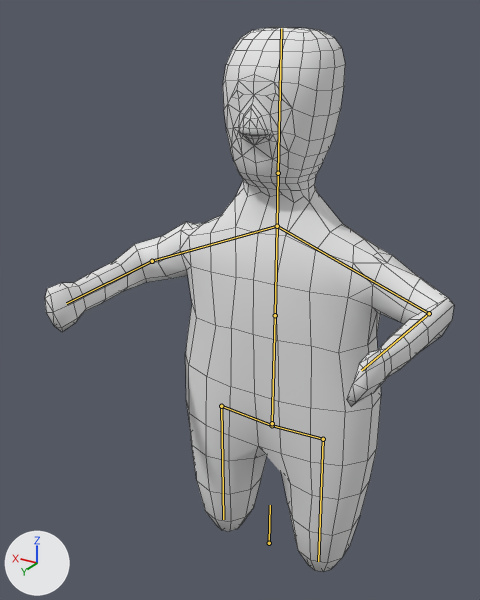
The Blender file SuperTurboFistPuncherBlendFiles/Players.blend, before and after one commit.
The view is the same before and after, from a 50 mm lens placed at (-5.04, 9.65, 10.36), pointed at (0.2, 0.9, 5.99). Arrows for +X, +Y and +Z are at lower left; the lights stay in place. Both versions are drawn at frame 50 of the action 'ArmatureAction'; the numbers are the values there. The bones that bend it are drawn over the model as lines. Mesh edges are drawn as thin lines.
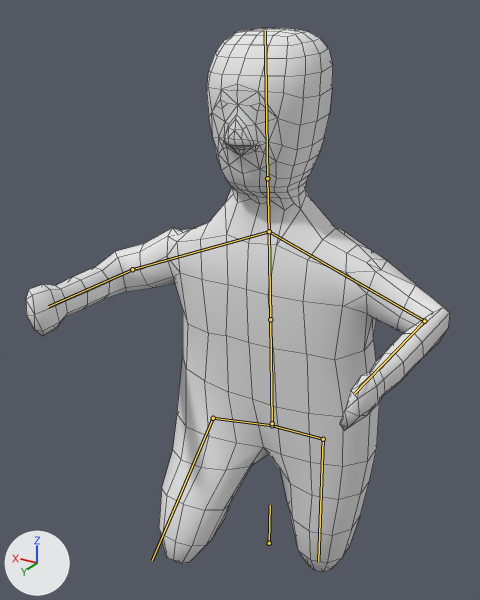
What differs and where, as boxes (x1, y1, x2, y2) in the pictures (480 x 600 px):
'Circle', posed: before (45, 27, 454, 572); after (26, 28, 450, 572)
bone 'hips', root to tip: before (272, 425) to (221, 406); after (272, 425) to (213, 418)
bone 'legs', root to tip: before (221, 406) to (223, 519); after (213, 418) to (152, 560)
bone 'Stomach', root to tip: before (272, 423) to (275, 315); after (272, 423) to (270, 319)
bone 'shoulder', root to tip: before (277, 226) to (152, 261); after (269, 231) to (132, 269)

The change in detail:
Bone 'hips' (bone_hips) turns from (0, 0, 0) to (0, 2, 24) degrees about its own x, y and z.
Bone 'legs' (bone_legs) turns from (0, 0, 0) to (-20, 12, -38) degrees about its own x, y and z.
Bone 'Stomach' (bone_stomach) turns from (0, 0, 0) to (0, 0, -5) degrees about its own x, y and z.
Bone 'shoulder' (bone_shoulder) turns from (-16, 0, 3) to (-15, 8, 9) degrees about its own x, y and z.
